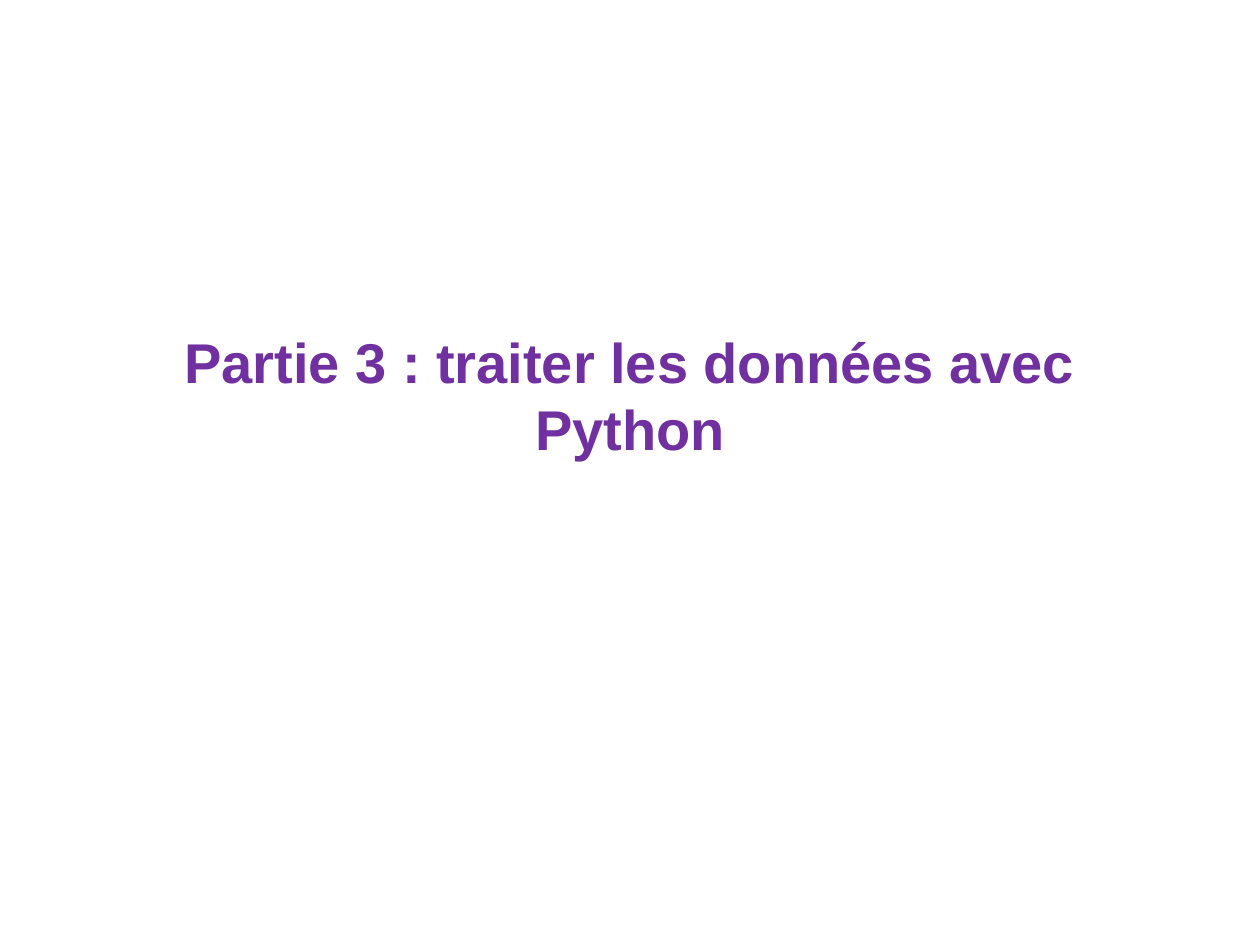
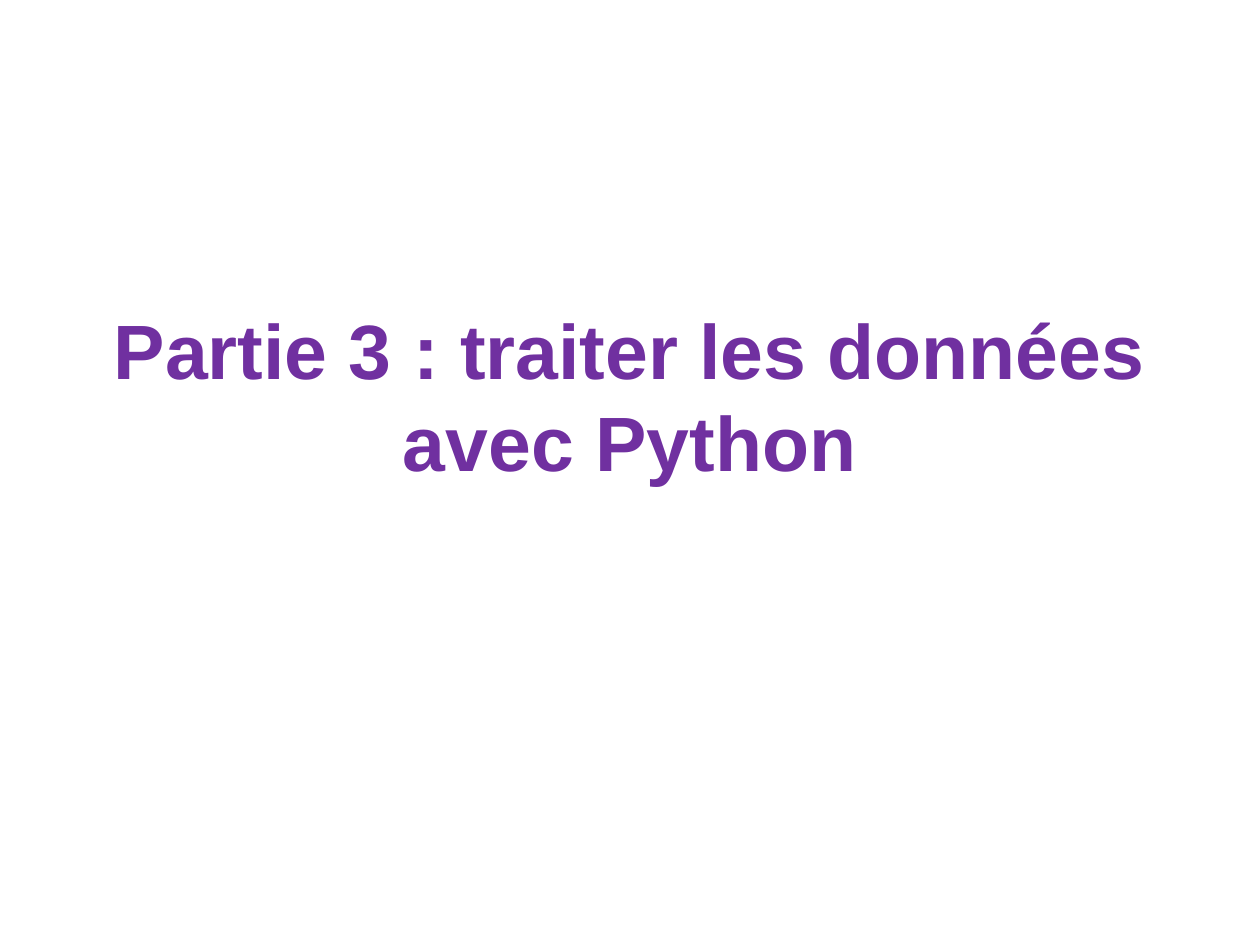
Before and after one commit to loicmidy/formation-python, a slide deck: slide 18 of formation python.pptx. Drawn at 1260x945 pixels with LibreOffice and Linux fonts; fonts in the diff are those of the drawing. Boxes give left, top, right and bottom in pixels: in the first picture for what was removed or moved away, otherwise in the second. Text is boxed around its words. In the diff, an @@ line names an element or a change of style, - is before the commit and + after.

```diff
--- a/formation python.pptx
+++ b/formation python.pptx
@@ title "Partie 3 : traiter les ..." at (114, 322, 1144, 486): size 32 to 44 pt @@
```
Also in this commit, not shown: 3 other slides changed, 21 slides added, 1 slide removed, 16 other files.
